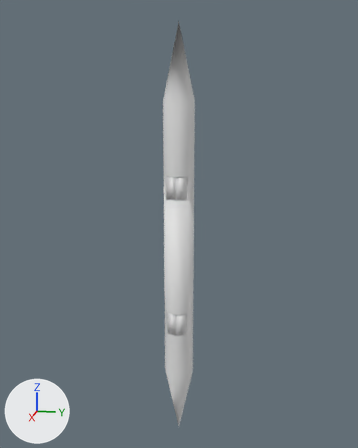
One commit to the FBX model CorridorGeodesic/Assets/Resources/Models/Elevator.fbx: the scene before it, then after it.
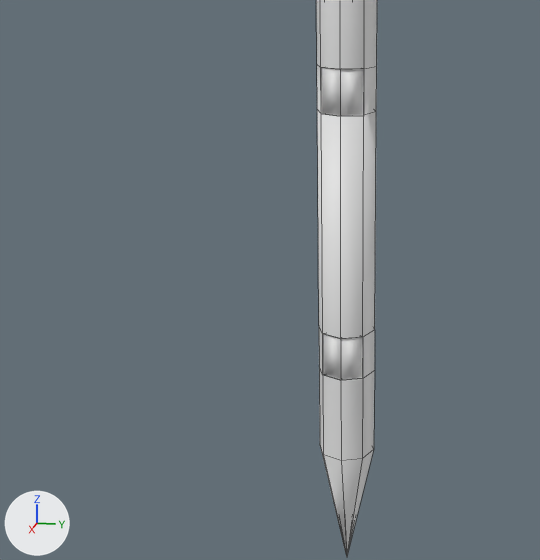
There are two pictures of each version: one whole from a 50 mm camera at (100.8, 20.2, 19.7) aimed at (-1.0, -0.2, -5.8), one close up on the part from 0% to 78% of the width and 32% to 96% of the height. The axes (+X, +Y, +Z) are drawn at lower left. The lights are the same throughout. The close-ups show mesh edges as thin lines. Where no turn or scale is listed for an object, it has been applied to the vertices. Vertices at the same position are counted once.

Names of what the first close-up shows: 'DoorLeft', 'DoorLeft.001', 'DoorRight', 'DoorRight.001', 'Tube'.
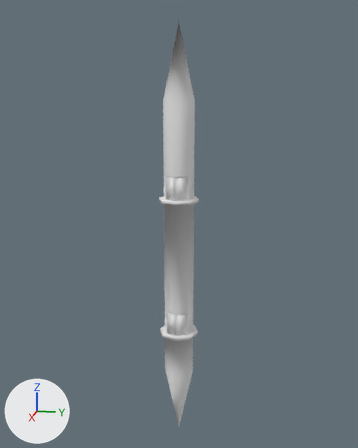
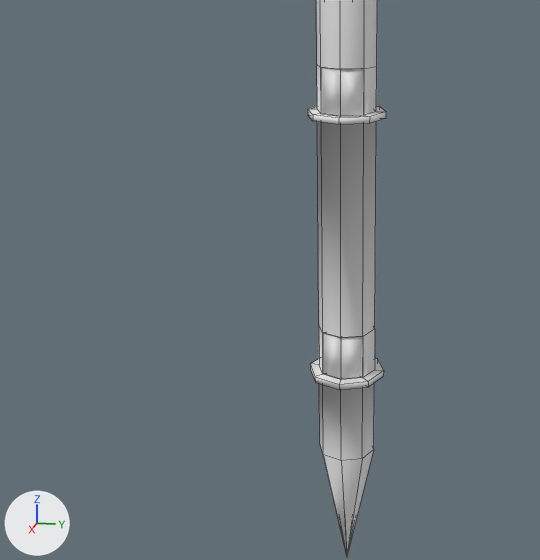
Where the newer file only moved an object's origin or applied its transform, the numbers keep the older frame.

Location of each change, (x1, y1, x2, y2) in pixels of the close-ups (540 x 560 px):
'Tube', reshaped
    before: (316, 0, 377, 557)
    after: (308, 0, 386, 557)
part 1 of me_cylinder_003, built on
    before: (317, 110, 376, 461)
    after: (308, 106, 386, 461)

Edits to the bpy script that builds the scene:
```text
Change me_cylinder_003:
    used by ob_tube; location = (0.0, 0.0, 0.0)
    remove me_cylinder_003.from_pydata(...)  # 98 vertices, 116 faces; spans x -3.2..3.2, y -3.2..3.3, z -55.0..35.0
    add me_cylinder_003.from_pydata(...)  # 146 vertices, 164 faces; spans x -4.3..4.3, y -4.3..4.3, z -55.0..35.0
    me_cylinder_003 part 1: 32 vertices moved from x -3.2..3.2, y -3.2..3.3, z -30.0..-25.0 to x -3.2..3.2, y -3.3..3.2, z -30.6..-24.9; 48 vertices added at x -4.3..4.3, y -4.3..4.3, z -30.6..0.1
```
